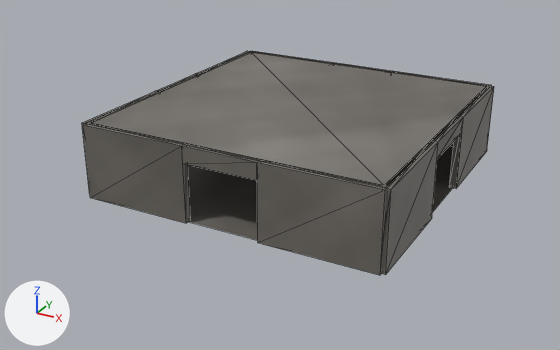
Renders of the COLLADA model games/jungle_troll_tribes/meshes/omwdg/cave_room_d.dae from each side of a commit.
Both versions are drawn from a 50 mm lens placed at (1153.0, -2254.0, 1097.0), pointed at (-41.0, -81.0, 11.0). Every picture has the same lights, and +X, +Y and +Z are marked at lower left. The picture after the commit comes second. Mesh edges are drawn as thin lines.
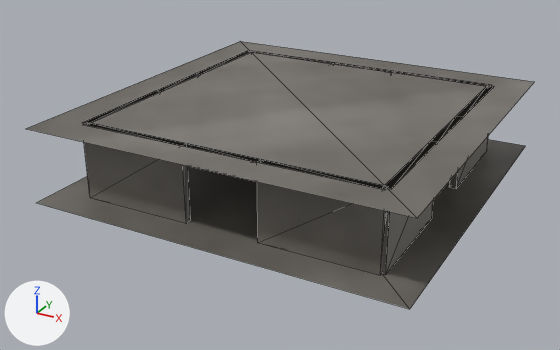
Diff of the bpy script that builds the scene:
```diff
--- a/games/jungle_troll_tribes/meshes/omwdg/cave_room_d.dae.py
+++ b/games/jungle_troll_tribes/meshes/omwdg/cave_room_d.dae.py
@@ me_plane_007 @@
 # used by ob_plane_001; location = (0.0, 0.0, 0.0)
-me_plane_007.from_pydata(...)  # 4 vertices, 2 faces; spans x -512.0..512.0, y -512.0..512.0, z 256.0
-me_plane_007.vertices[0].co = (-512.0, -512.0, 256.0)  # pixel (84, 123)
-me_plane_007.vertices[1].co = (512.0, -512.0, 256.0)  # pixel (386, 188)
-me_plane_007.vertices[2].co = (-512.0, 512.0, 256.0)  # pixel (250, 51)
-me_plane_007.vertices[3].co = (512.0, 512.0, 256.0)  # pixel (491, 85)
+me_plane_007.from_pydata(...)  # 4 vertices, 2 faces; spans x -640.0..640.0, y -640.0..640.0, z 256.0
+# me_plane_007 part 1
+me_plane_007.vertices[0].co = (-640.0, -640.0, 256.0)  # pixel (25, 128)
+me_plane_007.vertices[1].co = (640.0, -640.0, 256.0)  # pixel (417, 218)
+me_plane_007.vertices[2].co = (-640.0, 640.0, 256.0)  # pixel (240, 41)
+me_plane_007.vertices[3].co = (640.0, 640.0, 256.0)  # pixel (534, 81)
 me_plane_007.materials.append(mat_cave_rock)
@@ me_plane_006 @@
 # used by ob_plane; location = (0.0, 0.0, 0.0)
-me_plane_006.from_pydata(...)  # 4 vertices, 2 faces; spans x -512.0..512.0, y -512.0..512.0, z 0.0
-me_plane_006.vertices[0].co = (-512.0, -512.0, 0.0)
-me_plane_006.vertices[1].co = (512.0, -512.0, 0.0)  # pixel (381, 273)
-me_plane_006.vertices[2].co = (-512.0, 512.0, 0.0)
-me_plane_006.vertices[3].co = (512.0, 512.0, 0.0)
+me_plane_006.from_pydata(...)  # 4 vertices, 2 faces; spans x -640.0..640.0, y -640.0..640.0, z 0.0
+# me_plane_006 part 2
+me_plane_006.vertices[0].co = (-640.0, -640.0, 0.0)  # pixel (35, 202)
+me_plane_006.vertices[1].co = (640.0, -640.0, 0.0)  # pixel (409, 309)
+me_plane_006.vertices[2].co = (-640.0, 640.0, 0.0)
+me_plane_006.vertices[3].co = (640.0, 640.0, 0.0)  # pixel (525, 145)
 me_plane_006.materials.append(mat_cave_rock)
```

Pixel boxes [x1, y1, x2, y2] of what changed, in the pictures (560 x 350 px):
'Plane.001', reshaped (27% wider, 30% taller): before [87, 52, 488, 188]; after [26, 41, 534, 218]
'Plane', reshaped: before [188, 146, 453, 240]; after [37, 139, 525, 309]
'Cube.001', unchanged, covered by the edit: [450, 85, 494, 188] in both
'Cube.011', unchanged, covered by the edit: before [182, 143, 259, 180]; after [183, 143, 258, 162]
